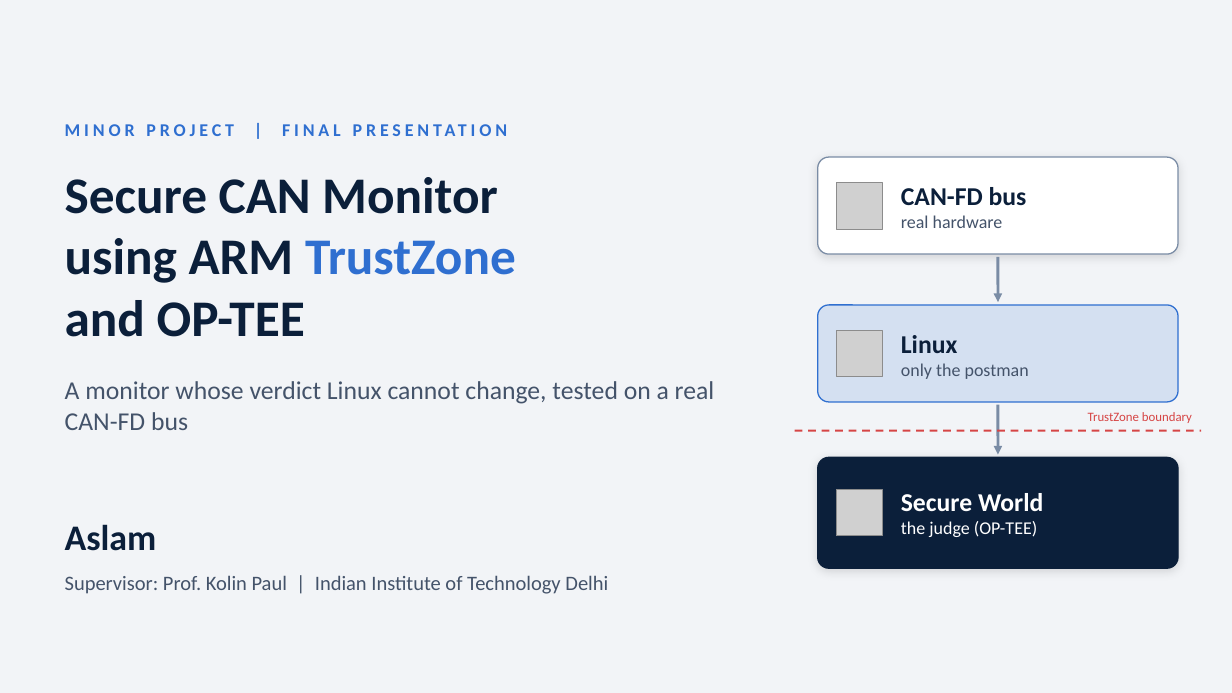
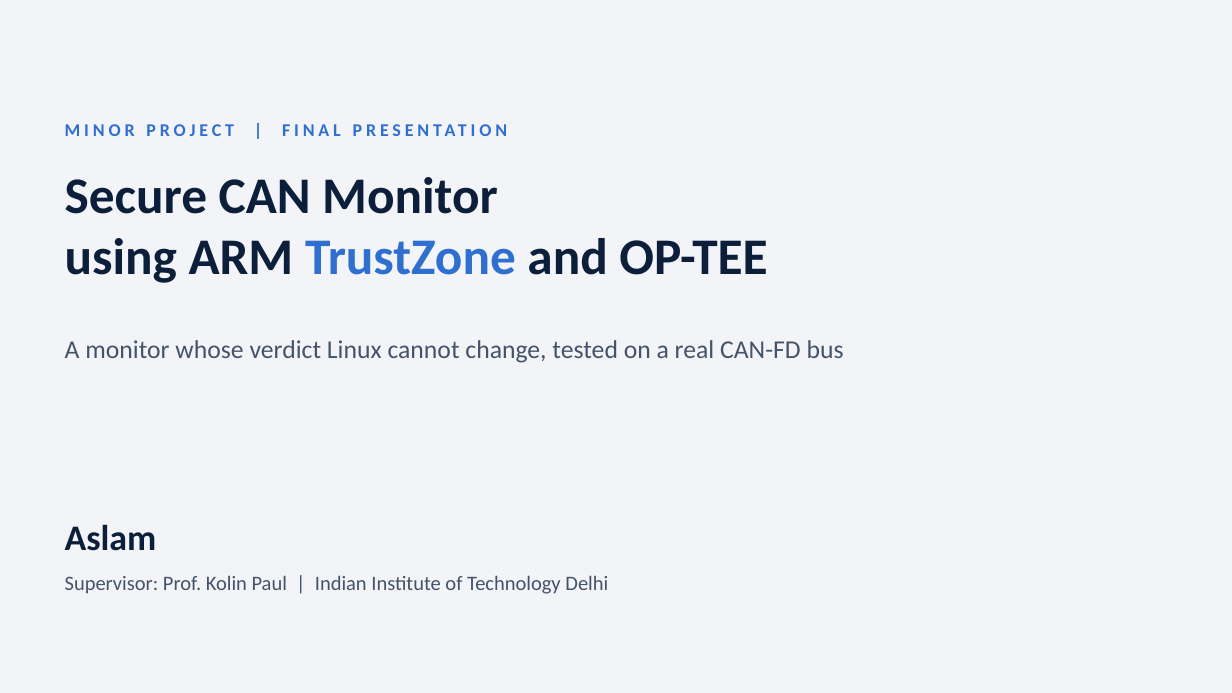
Before and after one commit to Aslam493/Minor_Project, a slide deck: slide 1 of Part_E_Verification/presentation/Secure_CAN_Monitor_Final.pptx. Drawn at 1232x693 pixels with LibreOffice and Linux fonts; fonts in the diff are those of the drawing; grey boxes stand for pictures; background and template pictures are left out. Boxes give left, top, right and bottom in pixels: in the first picture for what was removed or moved away, otherwise in the second. Text is boxed around its words. In the diff, an @@ line names an element or a change of style, - is before the commit and + after.

```diff
--- a/Part_E_Verification/presentation/Secure_CAN_Monitor_Final.pptx
+++ b/Part_E_Verification/presentation/Secure_CAN_Monitor_Final.pptx
@@ rounded rectangle removed at bbox=[818, 157, 1178, 254] @@
@@ picture removed at bbox=[836, 183, 883, 229] @@
@@ text removed at bbox=[901, 187, 1027, 228] @@
-CAN-FD bus
-real hardware
@@ title at bbox=[65, 238, 767, 283]: text changed @@
-using ARM TrustZone
-and OP-TEE
+using ARM TrustZone and OP-TEE
@@ arrow removed from (998, 257) to (998, 302) @@
@@ rounded rectangle removed at bbox=[818, 305, 1178, 402] @@
@@ text "A monitor whose verdict Linux ..." rewrapped from bbox=[65, 381, 715, 430] to bbox=[65, 340, 844, 363] @@
@@ picture removed at bbox=[836, 331, 883, 377] @@
@@ text removed at bbox=[901, 335, 1029, 379] @@
-Linux
-only the postman
@@ arrow removed from (998, 405) to (998, 455) @@
@@ text removed at bbox=[1088, 412, 1192, 423] @@
-TrustZone boundary
@@ line removed from (795, 431) to (1202, 431) @@
@@ rounded rectangle removed at bbox=[818, 457, 1178, 568] @@
@@ picture removed at bbox=[836, 490, 883, 536] @@
@@ text removed at bbox=[901, 493, 1043, 537] @@
-Secure World
-the judge (OP-TEE)
```
Also in this commit, not shown: 2 other files.
